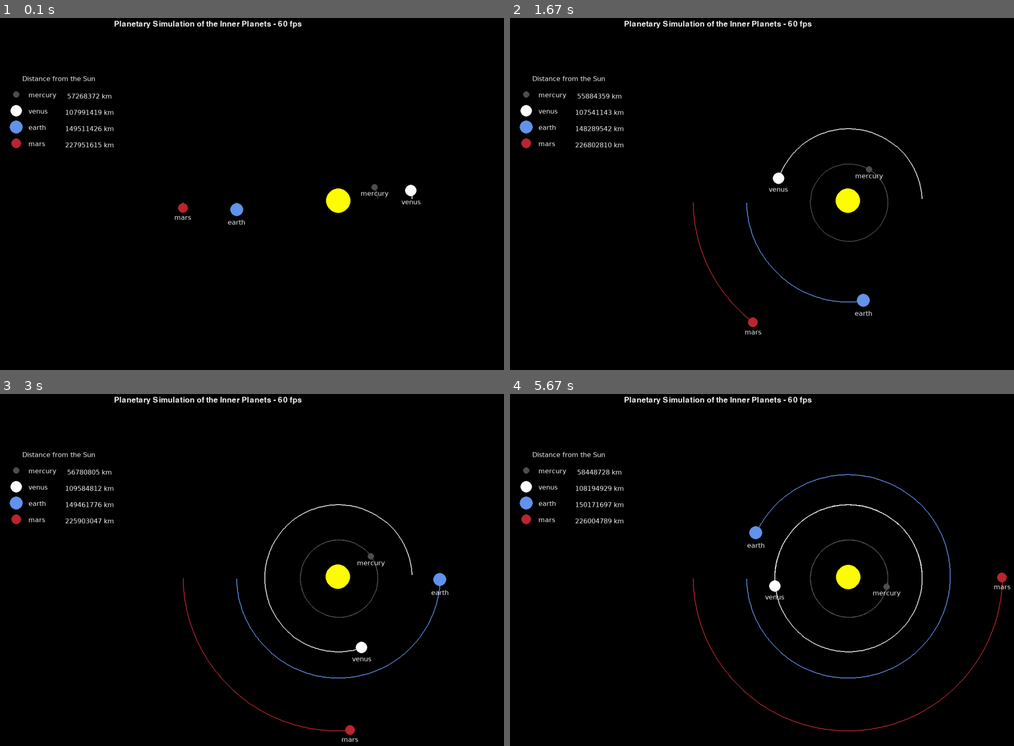
Above: before the commit, frames 1-4 (two rows, left to right).
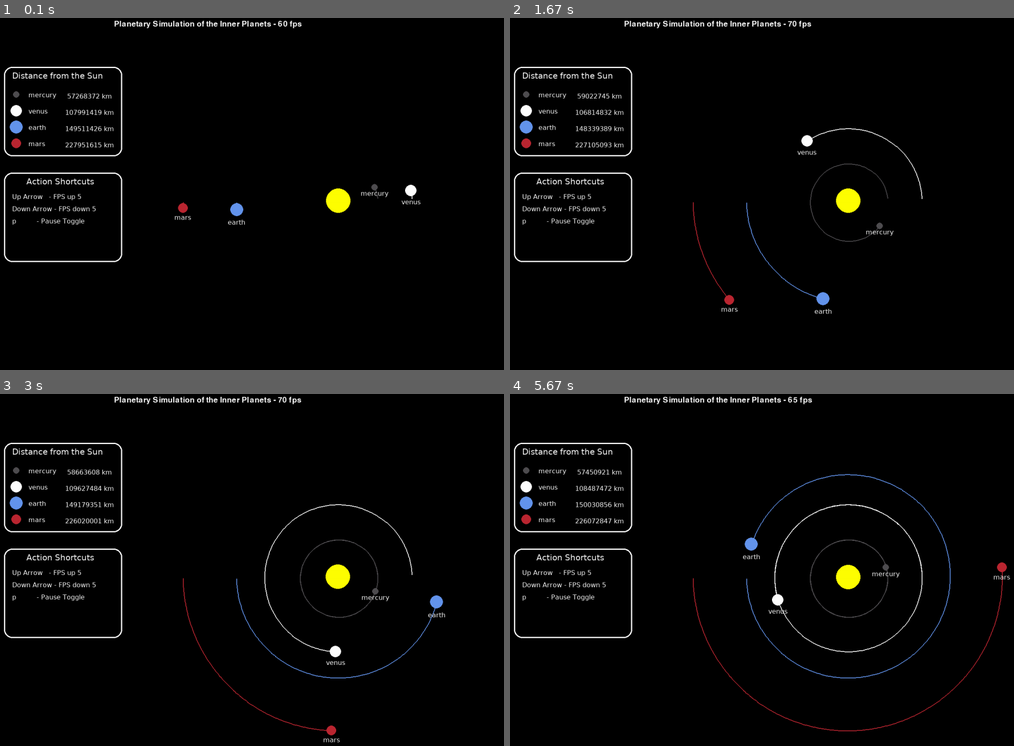
Above: after the commit, the same moments.

Repository: fischettijw/Abigail---vsCode
Game: pygame game, started from Planets/milky_way_planetary_simulation.py
The game is run twice, just before and just after one commit, with the same random seed, the same clock (stepped at 60 frames per second) and the same inputs.
Inputs:
- Up to frame 1 (0.1 s): no input
- Up to frame 2 (1.67 s): hold P 0.33-0.8 s; hold Up 0.33-0.8 s; hold P 0.83-1.3 s; hold Up from 1.33 s (still down)
- Up to frame 3 (3 s): release Up at 1.8 s; hold Down 1.83-2.13 s; hold Up 2.17-2.53 s; hold Down 2.57-2.93 s; hold Up from 2.97 s (still down)
- Up to frame 4 (5.67 s): release Up at 3.27 s; hold Down 3.3-3.6 s; hold Up 3.63-4 s; hold Down 4.03-4.4 s; hold Up 4.43-4.73 s; hold Down 4.77-5.07 s; hold Up 5.1-5.47 s; hold Down from 5.5 s (still down)

The runs differ from the first frame. In frame 1, 1.4% of the frame differs, in the area x 0-25%, y 13-70%; in frame 2, 2.4%, in the area x 0-77%, y 0-90%; in frame 3, 2.3%; in frame 4, 2.2%.

Commit message:
screen data

Diff:
--- a/Planets/milky_way_planetary_simulation.py
+++ b/Planets/milky_way_planetary_simulation.py
@@ -21,11 +21,22 @@
 FONT_distance_to_sun_text = pygame.font.SysFont("Lucida Sans Typewriter", 16)
 FONT_title_text = pygame.font.SysFont("comicsans", 28)
 
-FPS = 60
-
-title_text = FONT_title_text.render(
-    f"{program_title} - {FPS} fps", True, WHITE)
-# print(title_text.get_rect()[2])
+FONT_distance_to_sun_text_stat = pygame.font.SysFont("Lucida Sans Typewriter", 20)
+stats_title = "Distance from the Sun"
+title_text_stat = FONT_distance_to_sun_text_stat.render(stats_title, 1, WHITE)
+
+action_title = "Action Shortcuts"
+action_text = FONT_distance_to_sun_text_stat.render(action_title, 1, WHITE)
+action_up = "Up Arrow   - FPS up 5"
+action_up_text = FONT_distance_to_sun_text.render(action_up, 1, WHITE)
+action_down = "Down Arrow - FPS down 5"
+action_down_text = FONT_distance_to_sun_text.render(action_down, 1, WHITE)
+pause = "p          - Pause Toggle"
+pause_text = FONT_distance_to_sun_text.render(pause, 1, WHITE)
+
+fps = 60
+
+
 
 
 class Planet:
@@ -118,7 +129,6 @@
 
 
 def display_planet_stats(player, x, y):
-
     planet_text = FONT_distance_to_sun_text.render(player.name, 1, WHITE)
     SCREEN.blit(planet_text, (x + 60, 80 + y))
     pygame.draw.circle(SCREEN, player.color, (10 + 50, 88 + y), player.radius)
@@ -129,6 +139,18 @@
     SCREEN.blit(distance_text, (x + 150, 83 + y))
 
 
+def pause():
+    paused = True
+    while paused:
+        for event in pygame.event.get():
+            if event.type == pygame.QUIT:
+                pygame.quit()
+                quit()
+            if event.type == pygame.KEYDOWN:
+                if event.key == pygame.K_p:
+                    paused = False
+
+
 # def main():
 run = True
 clock = pygame.time.Clock()
@@ -139,46 +161,60 @@
 
 mercury_y_vel_ratio = 1
 mercury = Planet("mercury", 0.387, 0, 8, DARK_GREY,
-                    mercury_y_vel_ratio * 3.30 * 10**23, -47.4 * 1000, mercury_y_vel_ratio)
+                 mercury_y_vel_ratio * 3.30 * 10**23, -47.4 * 1000, mercury_y_vel_ratio)
 
 venus_y_vel_ratio = 1
 venus = Planet("venus", 0.723, 0, 14, WHITE,
-                venus_y_vel_ratio*4.8685 * 10**24, -35.02 * 1000, venus_y_vel_ratio)
+               venus_y_vel_ratio*4.8685 * 10**24, -35.02 * 1000, venus_y_vel_ratio)
 
 earth_y_vel_ratio = 1
 earth = Planet("earth", -1, 0, 16, BLUE,
-                5.9742 * 10**24, 29.783 * 1000, earth_y_vel_ratio)
+               5.9742 * 10**24, 29.783 * 1000, earth_y_vel_ratio)
 
 mars_y_vel_ratio = 1
 mars = Planet("mars", -1.524, 0, 12, RED,
-                6.39 * 10**23, 24.077 * 1000, mars_y_vel_ratio)
+              6.39 * 10**23, 24.077 * 1000, mars_y_vel_ratio)
 
 planets = [sun, mercury, venus, earth, mars]
 
 ticks = 0
 while run:
-    clock.tick(FPS)
+    clock.tick(fps)
     SCREEN.fill((0, 0, 0))
 
     for event in pygame.event.get():
         if event.type == pygame.QUIT:
             run = False
+        if event.type == pygame.KEYDOWN:
+            if event.key == pygame.K_DOWN:
+                fps = (fps-5) if fps>5 else fps
+            if event.key == pygame.K_UP:
+                fps += 5
+            if event.key == pygame.K_p:
+                pause()
 
     for planet in planets:
         planet.update_position(planets)
         planet.draw(SCREEN)
 
+    title_text = FONT_title_text.render(
+        f"{program_title} - {fps} fps", True, WHITE)
+
     SCREEN.blit(title_text, (300, 5))
-
-    stats_title = "Distance from the Sun"
-    title_text2 = FONT_distance_to_sun_text.render(stats_title, 1, WHITE)
-    SCREEN.blit(title_text2, ( 75, 40 + 100))
-
+    SCREEN.blit(title_text_stat, (50, 30 + 100))
+
+    pygame.draw.rect(SCREEN, WHITE, (30, 120, 290, 220), width=3, border_radius = 20)
     display_planet_stats(mercury, 30, 100)
     display_planet_stats(venus, 30, 140)
     display_planet_stats(earth, 30, 180)
     display_planet_stats(mars, 30, 220)
 
+    pygame.draw.rect(SCREEN, WHITE, (30, 380, 290, 220), width=3, border_radius = 20)
+    SCREEN.blit(action_text,(85, 390))
+    SCREEN.blit(action_up_text,(50, 430))
+    SCREEN.blit(action_down_text,(50, 460))
+    SCREEN.blit(pause_text, (50, 490))
+
     pygame.display.flip()
 
 pygame.quit()
